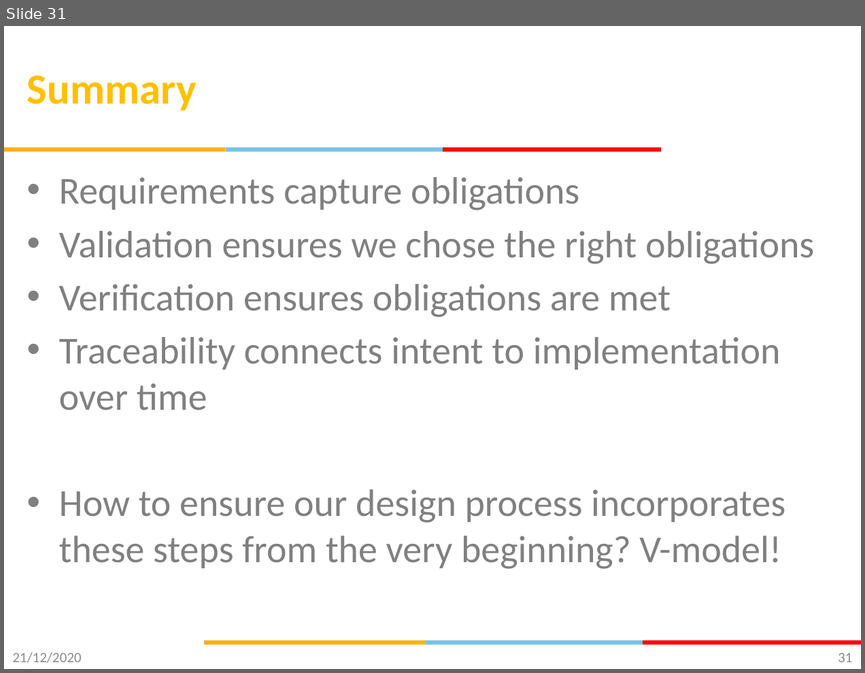
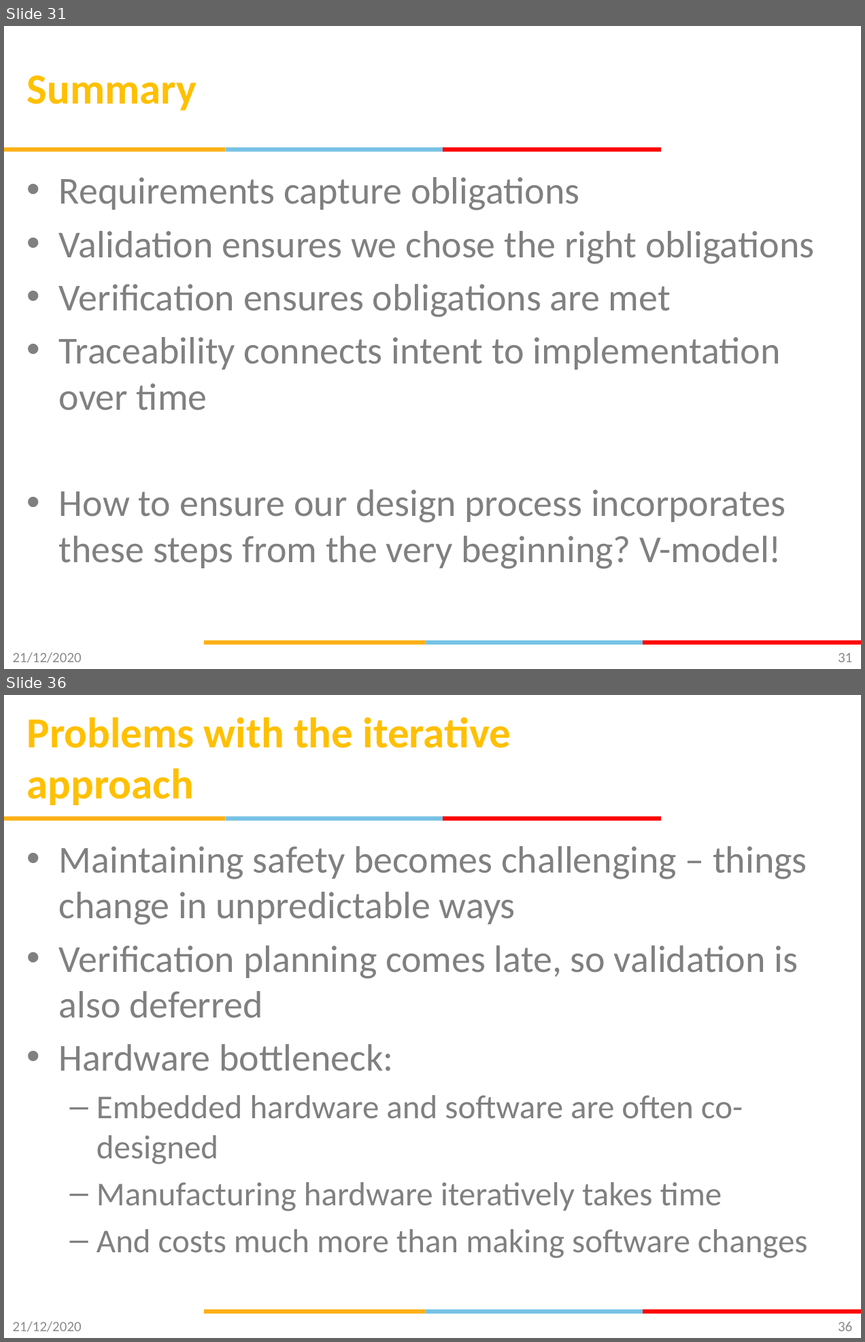
Before and after one commit to gsaurabhr-teaching/csg523-material, a slide deck: Lec-3-5-requirements.pptx. Shown one above the other, each under a label of ours: slide 31 before the commit, slides 31 and 36 after it; the slides between them are not shown. The pictures are 865x673 and 865x1342 pixels, drawn with LibreOffice and Linux fonts; fonts in the diff are those of the drawing; background and template pictures are left out. Boxes give left, top, right and bottom in pixels: in the first picture for what was removed or moved away, otherwise in the second. Text is boxed around its words. In the diff, an @@ line names an element or a change of style, - is before the commit and + after.

```diff
--- a/Lec-3-5-requirements.pptx
+++ b/Lec-3-5-requirements.pptx
@@ slide 36 added at (4,695,861,1338), background #FFFFFF; not listed: 6 template elements that a slide beside it also shows @@
@@ title added at (27,717,511,805), 36 pt, text #FFC000, bold @@
+Problems with the iterative approach
@@ text added at (59,846,808,1258), 32 pt, text #808080 @@
+• Maintaining safety becomes challenging – things change in unpredictable ways
+• Verification planning comes late, so validation is also deferred
+• Hardware bottleneck:
+  – Embedded hardware and software are often co-designed
+  – Manufacturing hardware iteratively takes time
+  – And costs much more than making software changes
@@ text added at (13,1321,82,1331), 12 pt, text #8C8C8C @@
+21/12/2020
@@ page number added at (838,1321,852,1331), 12 pt, text #898989 @@
+36
```
Also in this commit, not shown: 11 other slides added.
